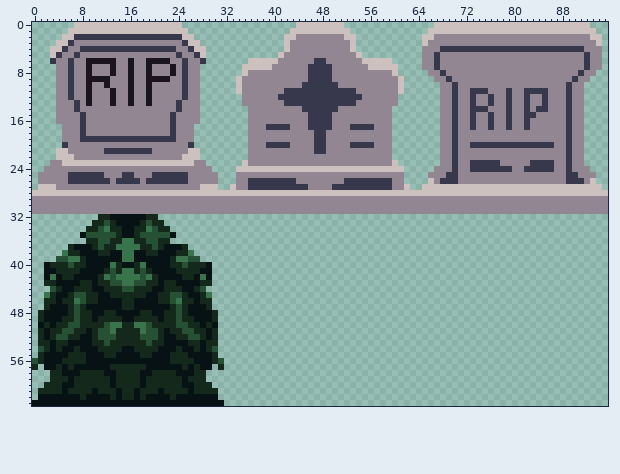
A sprite sheet gets an edit: images/graveyardObjects.png. Above, as it was before the edit.
The file is 96x64 pixels.
After the commit:
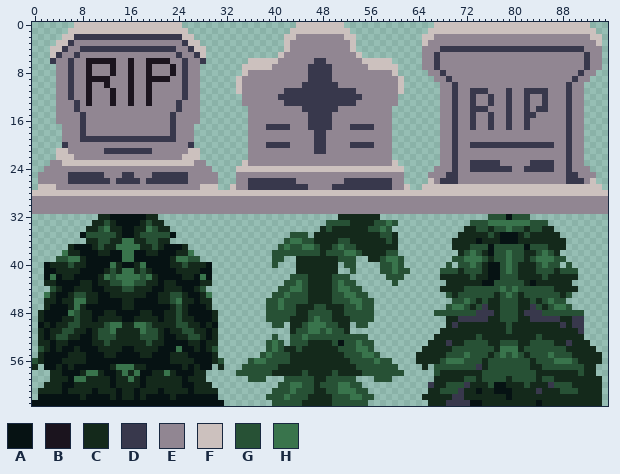
Palette (. is transparent): A #061213  B #1b141e  C #14291b  D #38384c  E #918692  F #ccc1be  G #275135  H #39744c
Commit message: Additional bushes
From old to new:
y 32: x 51..57 ....... -> CCCCCCC; x 76..82 ....... -> GGGAGGG
y 33: x 49..60 ............ -> GGGGCCCCGGHG; x 73..85 ............. -> GGGHHHHHHHGGG
y 34: x 48..59 ............ -> CGCCCCCCGGHG; x 72..86 ............... -> CCGGCGGHGGCGGCC
y 35: x 43..45 ... -> GGG; x 47..60 .............. -> CCCCCCCCCCCGGC; x 71..87 ................. -> CCCCCGCAAACGCCCCC
y 36: x 42..60 ................... -> GHHGGCCCCGGCCCCCCGC; x 70..88 ................... -> CCCCACCCAAACCCCCCCC
y 37: x 41..60 .................... -> GHGGHHGCCGHGGCCCCCCC; x 70..88 ................... -> CCCGGGAGGGGGAGGGCCC
y 38: x 40..60 ..................... -> GGGGGGGGCGGGHHGCCCCGG; x 71..87 ................. -> CGHGCAGGHGGCCGHGC
y 39: x 40..41 .. -> GG; x 44..53 .......... -> CCCCCCCGGG; x 56..61 ...... -> CCGHHG; x 70..88 ................... -> GGHHHGCGGHGGCGHHHGG
y 40: x 40 . -> G; x 44..50 ....... -> CCCCCCC; x 52..53 .. -> GG; x 58..61 .... -> GGHG; x 69 . -> G; x 71..87 ................. -> GGHGCAAGHGCCCGHGG; x 89 . -> G
y 41: x 44..50 ....... -> CCCCCCC; x 53 . -> G; x 58..62 ..... -> GGHGG; x 68..90 ....................... -> GGGCGGGCAAGHGCCCGGGCGGG
y 42: x 43..52 .......... -> GGGCCCCGGG; x 59..61 ... -> GGG; x 68..90 ....................... -> CCCCCGCCAAGGGCCCCGCCCCC
y 43: x 42..53 ............ -> GGHGCCCCGHGG; x 60 . -> G; x 69..89 ..................... -> CCCCCCAAGGGGGCACCCCCC
y 44: x 41..54 .............. -> GGHHGCCCCGHHGG; x 68..90 ....................... -> CCCCGGGGGGHGHGGGGGGCCCC
y 45: x 40..55 ................ -> GGHGGGCCCCGGHHGG; x 69..89 ..................... -> GCGGGGGGCGHGCGGGGGGCG
y 46: x 8 G -> H; x 39..56 .................. -> GGHGGGGCCCCGGGHHGG; x 70..88 ................... -> GGHGCGCCGGGCCGCGHGG
y 47: x 7 G -> H; x 39..56 .................. -> GGHGGCCCGGCCCGGHGG; x 69..89 ..................... -> GHHGCGDCCGGGCCDGCGHHG
y 48: x 6 C -> H; x 39..56 .................. -> GGGGGCCGGGGCCGGGGG; x 67..91 ......................... -> GGGGGGGDDDCGGGCDDDGGGGGGG
y 49: x 39..56 .................. -> GGGGCCCGHGGCCCGGGG; x 69..91 ....................... -> CCDDDDDCCGGGCCDDDDDCCDD
y 50: x 40..41 .. -> GG; x 43..52 .......... -> CCGHHHGGCC; x 54..55 .. -> GG; x 69..91 ....................... -> CDCCCCCCCCGCCCCCCCCDCDD
y 51: x 43..52 .......... -> CGGHHGHGGC; x 68..91 ........................ -> CCCCCCCCCCCGCCCCCCCCCCCD
y 52: x 40 . -> G; x 43..55 ............. -> GGHGGGGGGGGGG; x 67..91 ......................... -> CCCCCCCGCCCCCCCCCGCCCCCCC
y 53: x 39..41 ... -> GHG; x 43..56 .............. -> GGGCCCCGAGGHGG; x 66..92 ........................... -> CCCDCCGGGGCCGGGCCGGGGCCDCCC
y 54: x 24 C -> H; x 39..56 .................. -> GHGCCGCCCCCCGGGHHG; x 65..93 ............................. -> CCCCCGGGGGGGCHHHCGGGGGGGCCCCC
y 55: x 38..57 .................... -> GHGGGCCCCCCCCCGGGHHG; x 64..94 ............................... -> CCCCCGGGHGGGCGHGHGCGGGHGGGCCCCC
y 56: x 36..59 ........................ -> GHHGGGGCCCCCCCCCCGGGGHGG; x 64..94 ............................... -> CCCCGHHHGGGCGGGGGGGCGGGHHHGCCCC
y 57: x 14..16 CCC -> HHH; x 35..60 .......................... -> GGGGGGCCCCCCCCCCCCCGGGGGGG; x 65 . -> C; x 67..93 ........................... -> GGGGGGGDCGGGGGGGCCGGGGGGGCC
y 58: x 9..10 CC -> HH; x 15 C -> H; x 17 C -> H; x 22 C -> H; x 34..61 ............................ -> GGGGGGCCCCCGCCCCGCCCCGGGGGGG; x 67..93 ........................... -> GCCCCCCCGGGGGGGGGCCCCCCCGCC
y 59: x 7..8 CC -> HH; x 16 C -> H; x 36..38 ... -> GGG; x 42..53 ............ -> GGGGGCCGGGGG; x 57..59 ... -> GGG; x 67..94 ............................ -> CCCCCGGCGGGGCGGGGCGGCCCCCCCC
y 60: x 41..54 .............. -> GGHHGGCGGGHHGG; x 66..94 ............................. -> DCCGGGDCCCGAACCCGCCCDGGGCCCCC
y 61: x 40..55 ................ -> GGGHGGGCCGGHHHGG; x 66..94 ............................. -> CCGGGDCCACCAAACCCCDCCCGGGCCCC
y 62: x 39..56 .................. -> GGGHGGGCCCCGGGHHGG; x 65..94 .............................. -> CCCCCDDCCCCCCCACCCCCCCCCCCCCCC
y 63: x 40..55 ................ -> GGGGGCCCCCGGGGGG; x 66..94 ............................. -> CCCDDDDAACCCCCCCCCACCCCCCCCCC
